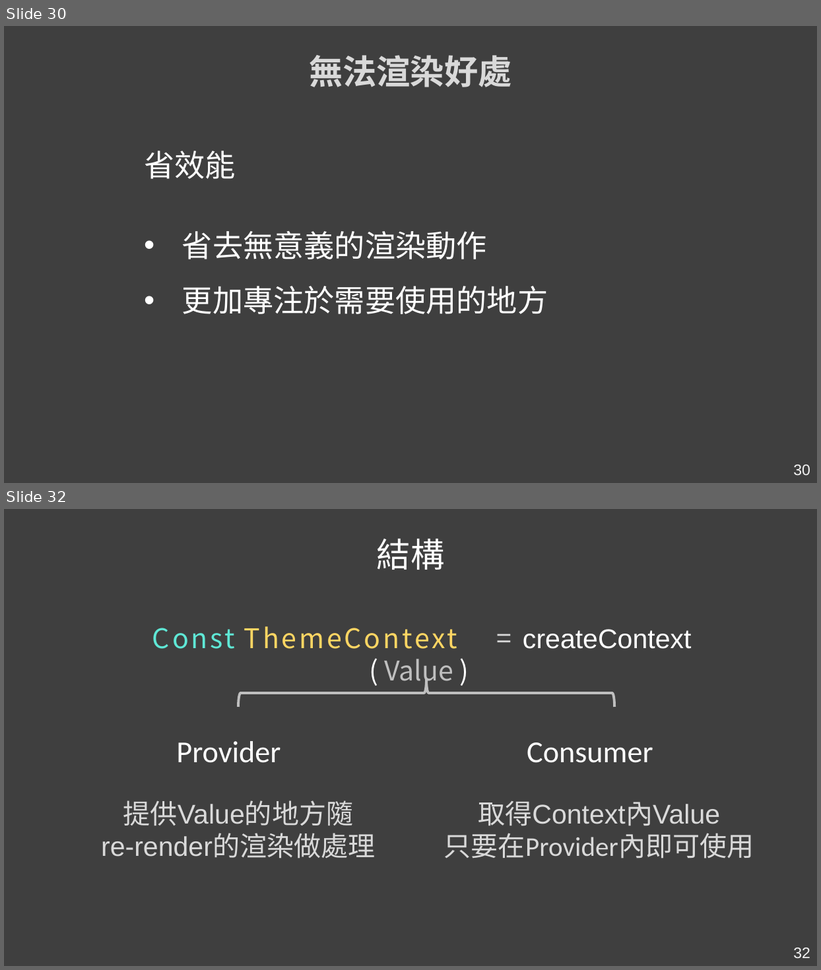
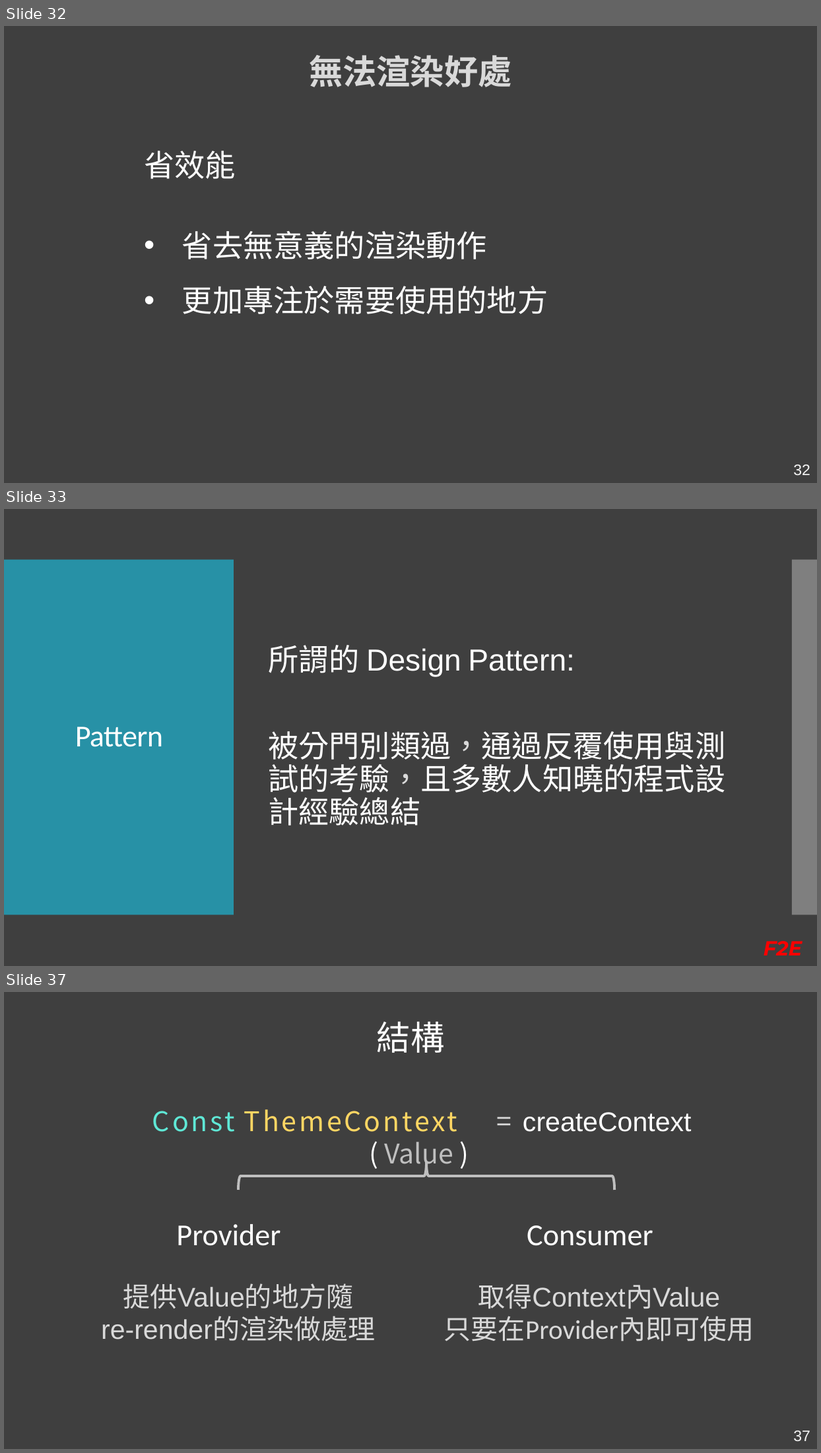
Before and after one commit to Kader-coder/React-Hooks, a slide deck: PPT/React Hooks &.pptx. Shown one above the other, each under a label of ours: slides 30 and 32 before the commit, slides 32, 33 and 37 after it; the slides between them are not shown. The pictures are 821x970 and 821x1453 pixels, drawn with LibreOffice and Linux fonts; fonts in the diff are those of the drawing. Boxes give left, top, right and bottom in pixels: in the first picture for what was removed or moved away, otherwise in the second. Text is boxed around its words. In the diff, an @@ line names an element or a change of style, - is before the commit and + after.

```diff
--- a/PPT/React Hooks &.pptx
+++ b/PPT/React Hooks &.pptx
@@ slide 33 added at (4,509,817,966), background #3F3F3F @@
@@ rectangle added at (4,560,234,916), fill #2791A6 @@
@@ rectangle added at (792,560,817,916), fill #BFBFBF at 50% opacity @@
@@ text added at (268,645,725,826), 36 pt, text #FFFFFF @@
+所謂的 Design Pattern:
+被分門別類過，通過反覆使用與測試的考驗，且多數人知曉的程式設計經驗總結
@@ title added at (75,727,163,747), 36 pt, text #FFFFFF @@
+Pattern
@@ text added at (764,941,803,956), 24 pt, text #FF0000, bold, italic @@
+F2E
@@ what was slide 30 is now slide 32 @@
@@ page number at (793,465,811,475): text changed @@
-30
+32
@@ what was slide 32 is now slide 37 @@
@@ page number at (793,1431,811,1441): text changed @@
-32
+37
```
Also in this commit, not shown: 8 slides changed, 5 other slides added, 1 slide removed.
